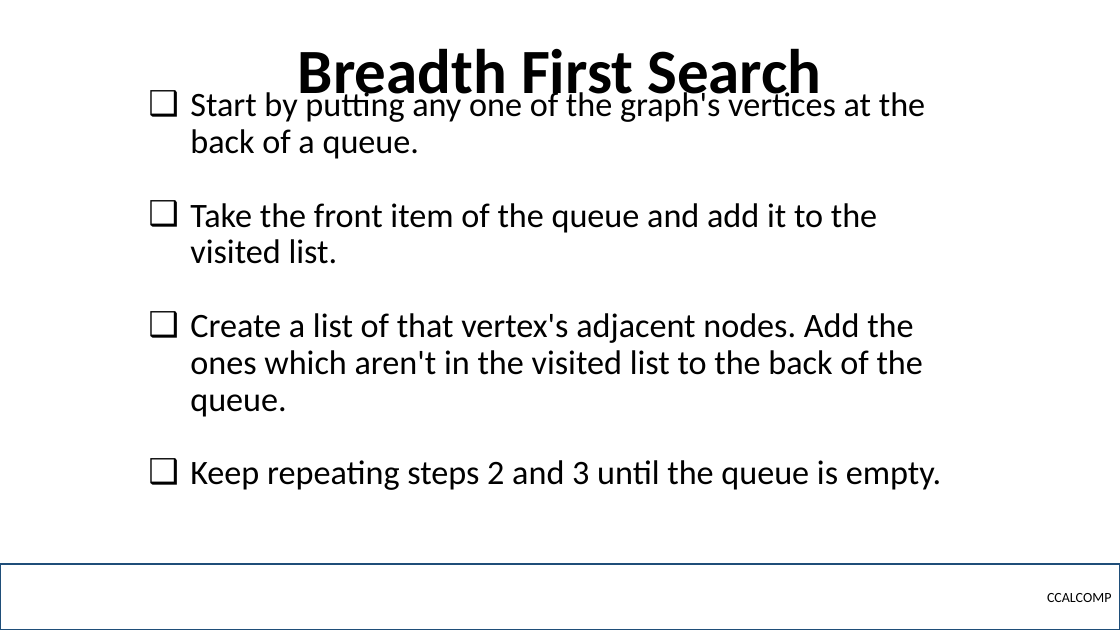
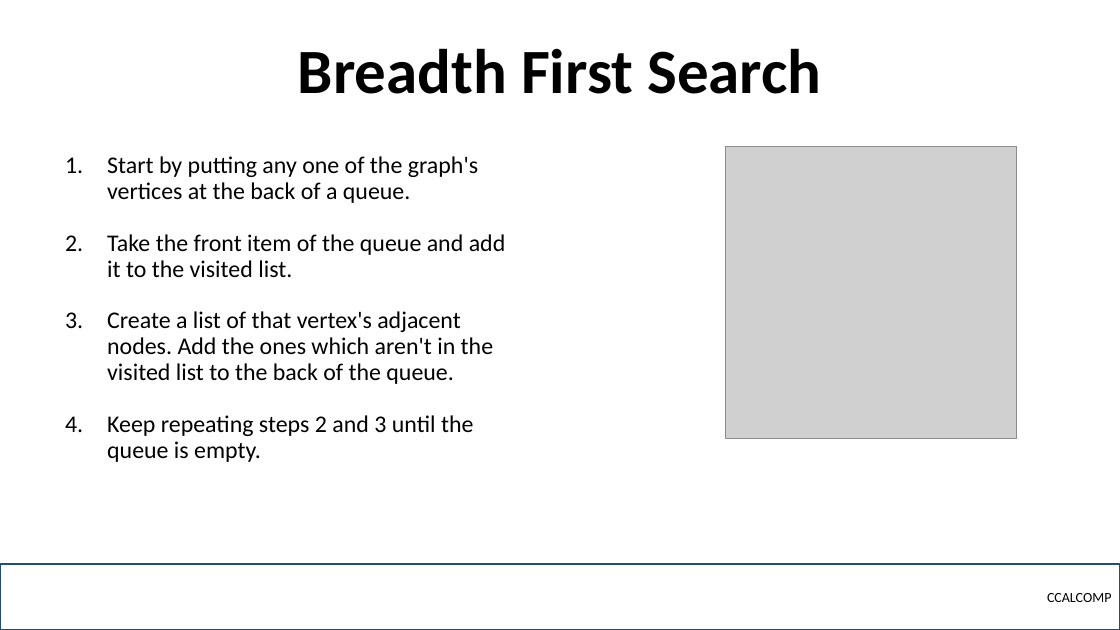
Before and after one commit to robitussin/CCALCOMP, a slide deck: slide 4 of Week 2 - Graph Theory/Graph Traversal.pptx (slide 3 before the commit). Drawn at 1120x630 pixels with LibreOffice and Linux fonts; fonts in the diff are those of the drawing; grey boxes stand for pictures; background and template pictures are left out. Boxes give left, top, right and bottom in pixels: in the first picture for what was removed or moved away, otherwise in the second. Text is boxed around its words. In the diff, an @@ line names an element or a change of style, - is before the commit and + after.

```diff
--- a/Week 2 - Graph Theory/Graph Traversal.pptx
+++ b/Week 2 - Graph Theory/Graph Traversal.pptx
@@ text "Start by putting any one ...": place and size @@
-text "Start by putting any one ..." at (190,88,941,490)
+text "Start by putting any one ..." at (107,156,506,462)
@@ text "Start by putting any one ..." at (107,156,506,462): size 29.2 to 20.5 pt; bullet ❑ to 1. @@
@@ picture added at (725,146,1017,438) @@
```
Also in this commit, not shown: 5 other slides changed, 1 slide added, 2 other files.
